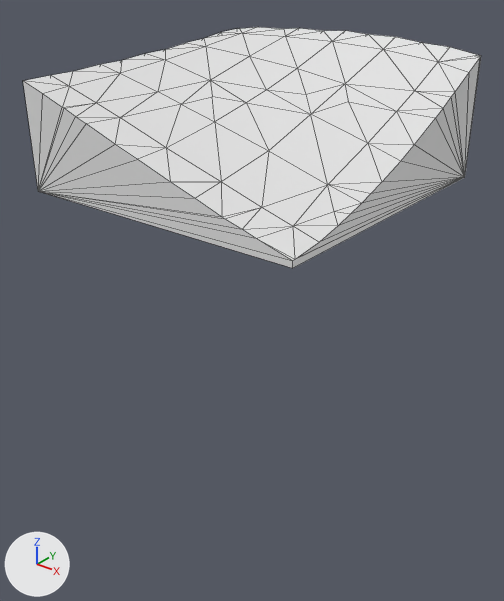
An edit to the glTF model assets/terrain/surface_pieces/surf_25_6.glb, drawn before and after from the same camera.
Both versions are drawn from a 50 mm lens placed at (24.43, 68.68, -21.7), pointed at (17.6, 77.22, -26.99). Every picture has the same lights, and +X, +Y and +Z are marked at lower left. The picture after the commit comes second. Mesh edges are drawn as thin lines. Where no turn or scale is listed for an object, it has been applied to the vertices.

The older version as bpy lines, for what is in view:
```python
me_geometry_0 = bpy.data.meshes.new('geometry_0')
me_geometry_0.from_pydata(...)  # 90 vertices, 176 faces; spans x 15.0..20.0, y 75.0..80.0, z -25.0..-22.8
ob_geometry_0 = bpy.data.objects.new('geometry_0', me_geometry_0)
ob_geometry_0.location = (0.0, 0.0, 0.0)
```
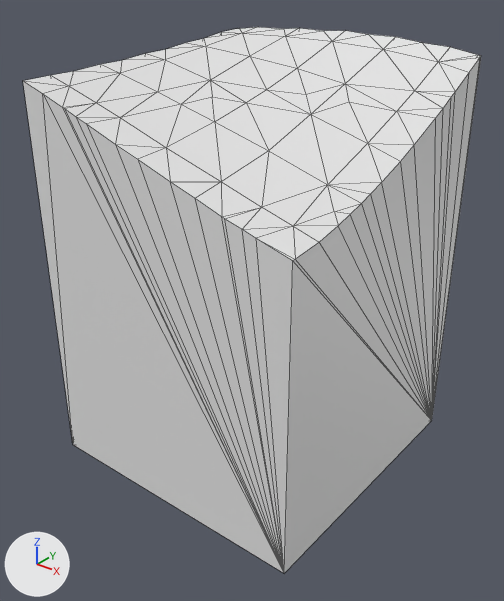
What differs and where, as boxes [x1, y1, x2, y2] in the pictures (504 x 601 px; the box of a moved part takes in the faces that stretch with it):
'geometry_0', reshaped (126% taller): before [23, 27, 481, 268]; after [23, 27, 481, 573]
part 1 of me_geometry_0, moved or reshaped: before [23, 57, 481, 268]; after [23, 57, 481, 573]

Diff of the bpy script that builds the scene:
```diff
--- a/assets/terrain/surface_pieces/surf_25_6.glb.py
+++ b/assets/terrain/surface_pieces/surf_25_6.glb.py
@@ me_geometry_0 @@
 # used by ob_geometry_0; location = (0.0, 0.0, 0.0)
-me_geometry_0.from_pydata(...)  # 90 vertices, 176 faces; spans x 15.0..20.0, y 75.0..80.0, z -25.0..-22.8
+me_geometry_0.from_pydata(...)  # 90 vertices, 176 faces; spans x 15.0..20.0, y 75.0..80.0, z -30.0..-22.8
+# me_geometry_0 part 1
+# 4 vertices are removed from x 15.0..20.0, y 75.0..80.0, z -25.0
+# 58 faces are deleted
+# 4 vertices are added at (15.0, 80.0, -30.0), (15.0, 75.0, -30.0), (20.0, 80.0, -30.0), (20.0, 75.0, -30.0)
+# 58 new faces join them
```
